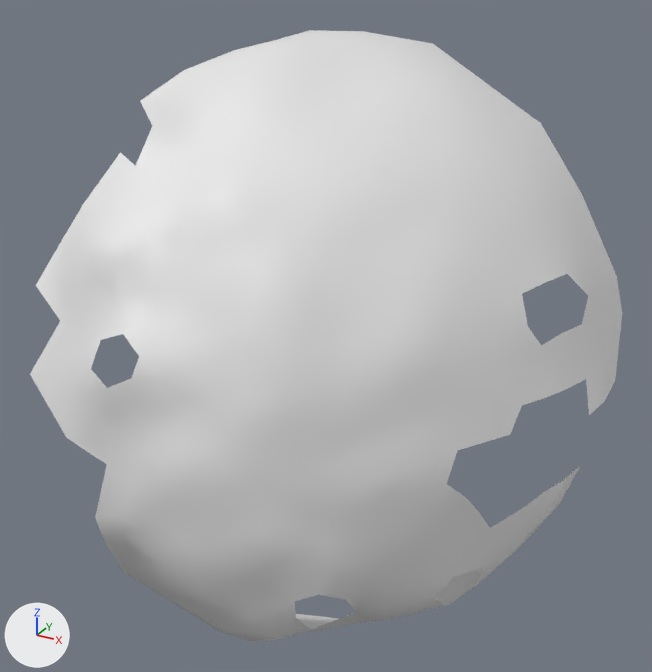
The OBJ model res/final/onecam_fullvolume/07/cleanedup/FullVolium.000328.obj: old version first, new version second.
Before and after are seen from a 50 mm lens placed at (-563.6, 285.5, 273.9), pointed at (-649.6, 441.8, 195.7). The lights are fixed; the arrows at lower left show +X, +Y and +Z. Where no turn or scale is listed for an object, it has been applied to the vertices.

Script lines for the objects in view, before the commit:
```python
me_fullvolium_000328 = bpy.data.meshes.new('FullVolium.000328')
me_fullvolium_000328.from_pydata(...)  # 418 vertices, 775 faces; spans x -692.7..-593.4, y 389.5..487.4, z 107.7..255.8
# before: 46 (-642.6, 409.2, 224.5) at pixel (269, 256), 52 (-637.7, 410.2, 222.4) at pixel (297, 271), 54 (-634.8, 409.3, 218.1) at pixel (309, 298), 99 (-638.7, 405.0, 216.7) at pixel (277, 310), 145 (-643.0, 405.7, 220.3) at pixel (257, 285)
# before: 241 (-639.0, 407.1, 220.8) at pixel (281, 283)
# before: 207 (-633.8, 400.8, 160.6) at pixel (294, 601), 209 (-634.2, 402.2, 155.5) at pixel (296, 617), 210 (-629.2, 402.3, 163.0) at pixel (319, 594), 232 (-625.9, 406.2, 160.4) at pixel (345, 599), 282 (-634.4, 408.1, 148.0) at pixel (310, 629)
# before: 368 (-626.5, 412.2, 152.7) at pixel (356, 611)
# before: 274 (-670.4, 427.5, 247.2) at pixel (193, 93), 275 (-673.4, 422.8, 245.7) at pixel (165, 103), 276 (-673.7, 418.7, 242.1) at pixel (152, 125), 378 (-678.9, 435.8, 249.8) at pixel (183, 70), 412 (-677.9, 420.8, 246.0) at pixel (139, 101)
# before: 328 (-672.9, 402.4, 226.2) at pixel (104, 231), 329 (-678.4, 401.7, 221.5) at pixel (80, 252), 344 (-667.3, 399.9, 222.3) at pixel (121, 261), 375 (-673.4, 399.0, 217.9) at pixel (93, 280), 376 (-673.4, 399.3, 222.8) at pixel (92, 253)
ob_fullvolium_000328 = bpy.data.objects.new('FullVolium.000328', me_fullvolium_000328)
ob_fullvolium_000328.location = (0.0, 0.0, 0.0)
```
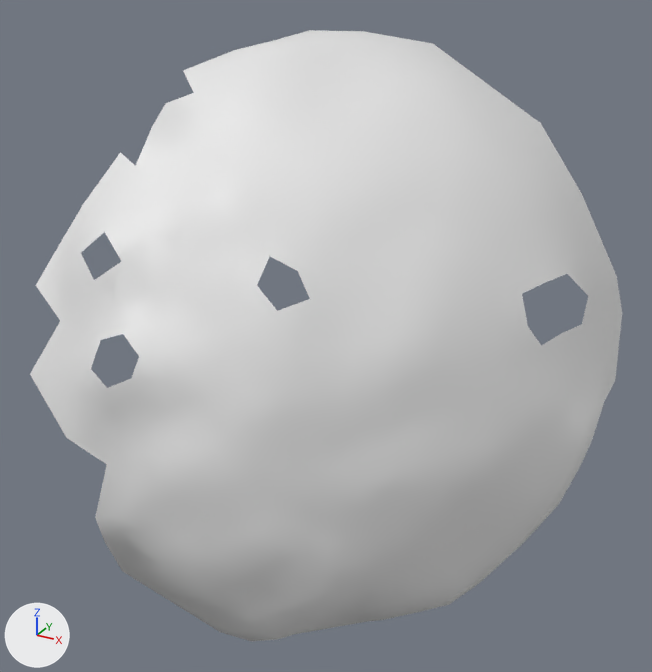
Edits to the bpy script that builds the scene:
```text
Change me_fullvolium_000328:
    used by ob_fullvolium_000328; location = (0.0, 0.0, 0.0)
    verts and faces of me_fullvolium_000328; kept vertices keep their numbers, new ones are numbered from 418
    remove me_fullvolium_000328.from_pydata(...)  # 418 vertices, 775 faces; spans x -692.7..-593.4, y 389.5..487.4, z 107.7..255.8
    add me_fullvolium_000328.from_pydata(...)  # 431 vertices, 818 faces; spans x -692.7..-593.4, y 389.5..487.4, z 107.7..255.8
    me_fullvolium_000328 part 1
    add delete_vertices([241])  # with the faces that use them
    me_fullvolium_000328 part 2
    15 vertices are added at x -609.2..-593.4, y 421.1..453.0, z 155.6..191.1
    49 new faces join them
    me_fullvolium_000328 part 3
    add verts[427] = (-629.7, 403.5, 157.5)  # pixel (320, 613)
    add faces += [(207, 427, 210), (207, 209, 427), (210, 427, 232), (232, 427, 368), (209, 282, 427), (282, 368, 427)]
    me_fullvolium_000328 part 4
    add delete_vertices([412])  # with the faces that use them
    me_fullvolium_000328 part 5
    add delete_vertices([376])  # with the faces that use them
```

Boxes [x1, y1, x2, y2] around the edits, measured in the pictures (652 x 672 px):
part 1 of me_fullvolium_000328, deleted: before [257, 257, 310, 311]
part 2 of me_fullvolium_000328, added: after [436, 379, 604, 605]
part 3 of me_fullvolium_000328, added: after [294, 595, 356, 629]
part 4 of me_fullvolium_000328, deleted: before [140, 71, 194, 126]
part 5 of me_fullvolium_000328, deleted: before [81, 232, 121, 280]
